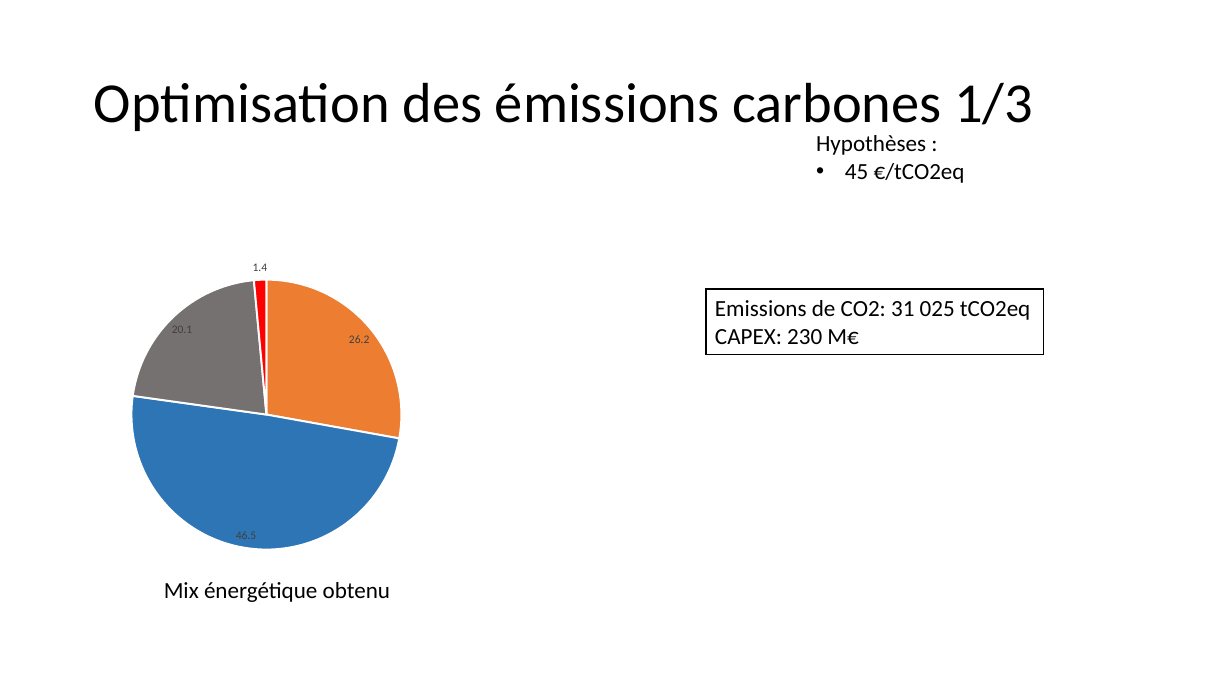
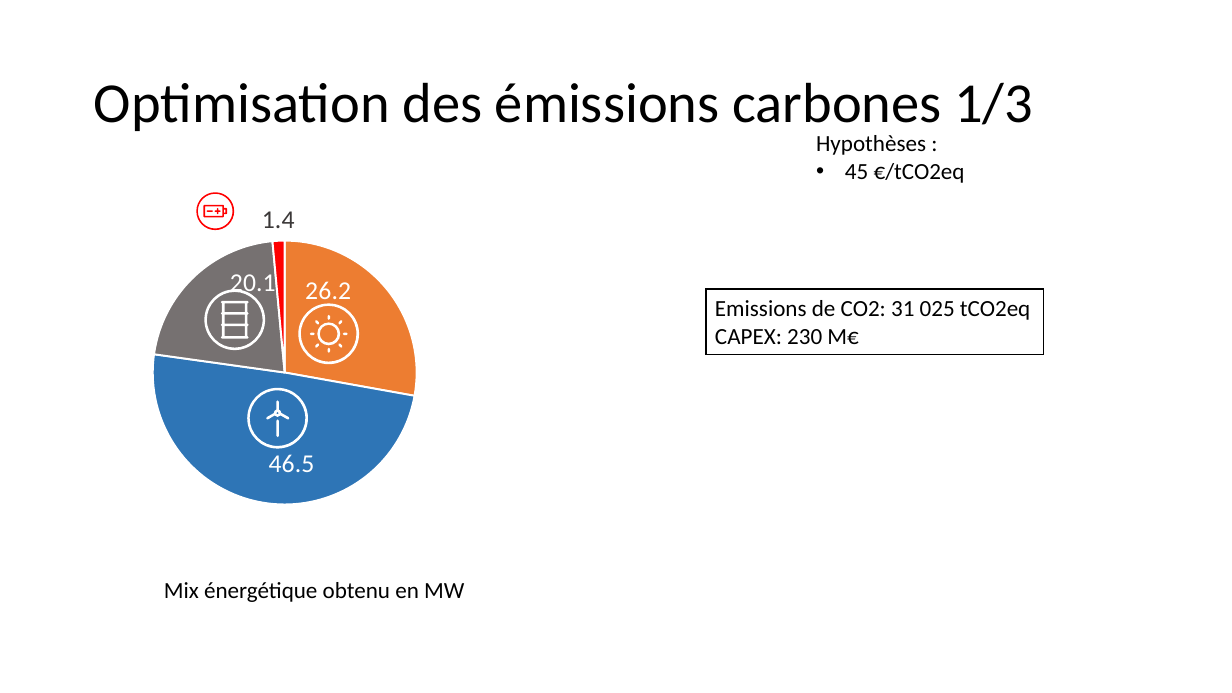
Before and after one commit to cledat/Projet-EA314, a slide deck: slide 7 of rapport.pptx. Drawn at 1232x693 pixels with LibreOffice and Linux fonts; fonts in the diff are those of the drawing. Boxes give left, top, right and bottom in pixels: in the first picture for what was removed or moved away, otherwise in the second. Text is boxed around its words. In the diff, an @@ line names an element or a change of style, - is before the commit and + after.

```diff
--- a/rapport.pptx
+++ b/rapport.pptx
@@ pie chart at (x1=69, y1=190, x2=507, y2=554) @@
@@ data labels of Series 1 changed @@
@@ pie chart resized from (x1=63, y1=248, x2=471, y2=562) to (x1=69, y1=190, x2=507, y2=554) @@
@@ freeform shape added at (x1=197, y1=192, x2=235, y2=230), fill #FF0000 @@
@@ freeform shape added at (x1=203, y1=205, x2=227, y2=218), fill #FF0000 @@
@@ freeform shape added at (x1=204, y1=289, x2=265, y2=350), fill #FFFFFF @@
@@ freeform shape added at (x1=221, y1=301, x2=249, y2=339), fill #FFFFFF @@
@@ group added at (x1=299, y1=303, x2=360, y2=364): 10 freeform shapes @@
@@ freeform shape added at (x1=248, y1=388, x2=309, y2=449), fill #FFFFFF @@
@@ freeform shape added at (x1=266, y1=400, x2=290, y2=420), fill #FFFFFF @@
@@ freeform shape added at (x1=276, y1=420, x2=279, y2=437), fill #FFFFFF @@
@@ text at (x1=164, y1=582, x2=464, y2=602): text changed @@
-Mix énergétique obtenu
+Mix énergétique obtenu en MW
```
Also in this commit, not shown: 9 other slides changed, 1 slide removed, 1 other file.
